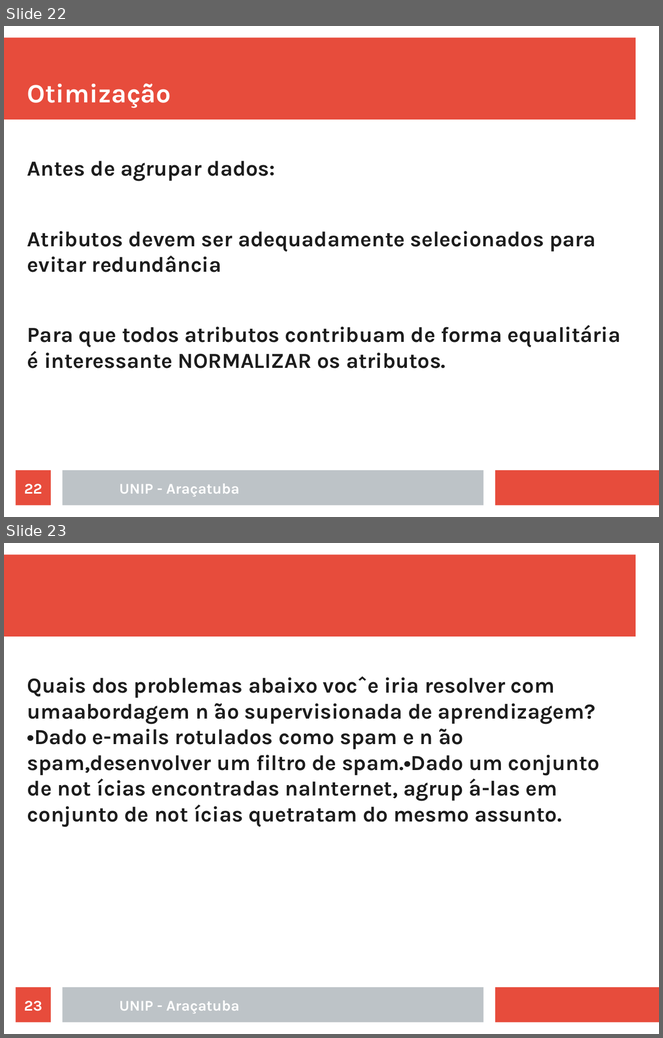
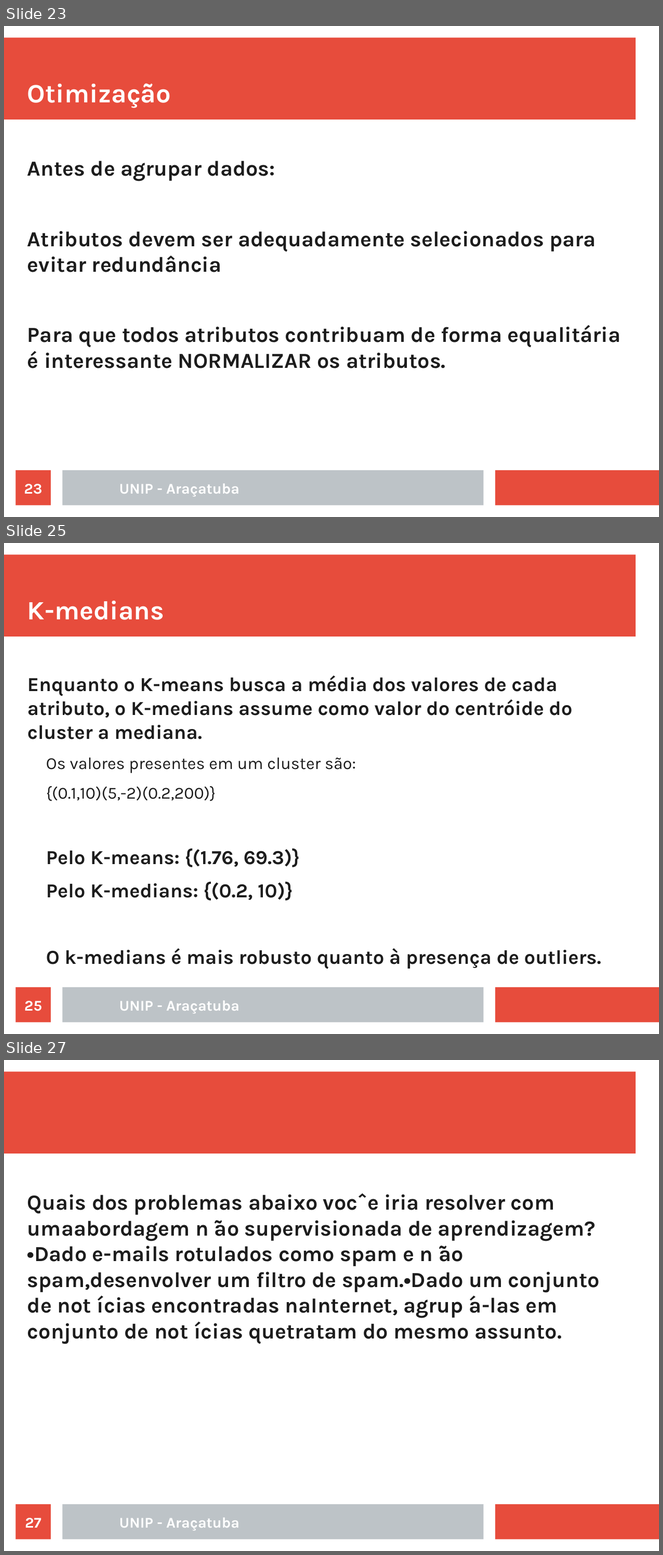
Before and after one commit to rafaelstojoao/pos-unip, a slide deck: [2020][modulo][Machine_Learning]/[aula]02[Agrupamento].odp. Shown one above the other, each under a label of ours: slides 22 and 23 before the commit, slides 23, 25 and 27 after it; the slides between them are not shown. The pictures are 663x1038 and 663x1555 pixels, drawn with LibreOffice and Linux fonts; fonts in the diff are those of the drawing. Boxes give left, top, right and bottom in pixels: in the first picture for what was removed or moved away, otherwise in the second. Text is boxed around its words. In the diff, an @@ line names an element or a change of style, - is before the commit and + after.

```diff
--- a/[2020][modulo][Machine_Learning]/[aula]02[Agrupamento].odp
+++ b/[2020][modulo][Machine_Learning]/[aula]02[Agrupamento].odp
@@ slide 25 added at <box>4,543,659,1034</box>, background #FFFFFF; not listed: 3 template elements that a slide beside it also shows @@
@@ title added at <box>27,601,164,620</box>, 32 pt, text #FFFFFF, bold @@
+K-medians
@@ text added at <box>27,676,601,969</box>, 24.1 pt, text #1C1C1C, bold @@
+Enquanto o K-means busca a média dos valores de cada atributo, o K-medians assume como valor do centróide do cluster a mediana.
+  Os valores presentes em um cluster são:
+  {(0.1,10)(5,-2)(0.2,200)}
+Pelo K-means: {(1.76, 69.3)}
+Pelo K-medians: {(0.2, 10)}
+O k-medians é mais robusto quanto à presença de outliers.
@@ page number added at <box>16,988,51,1023</box>, fill #E74C3C, 18 pt, text #FFFFFF, bold @@
+25
@@ text added at <box>119,1001,240,1014</box>, 18 pt, text #FFFFFF, bold @@
+UNIP - Araçatuba
@@ what was slide 22 is now slide 23 @@
@@ page number at <box>24,484,42,495</box>: text changed @@
-22
+23
@@ what was slide 23 is now slide 27 @@
@@ page number at <box>25,1518,41,1528</box>: text changed @@
-23
+27
```
Also in this commit, not shown: 3 other slides added, 2 other files.
